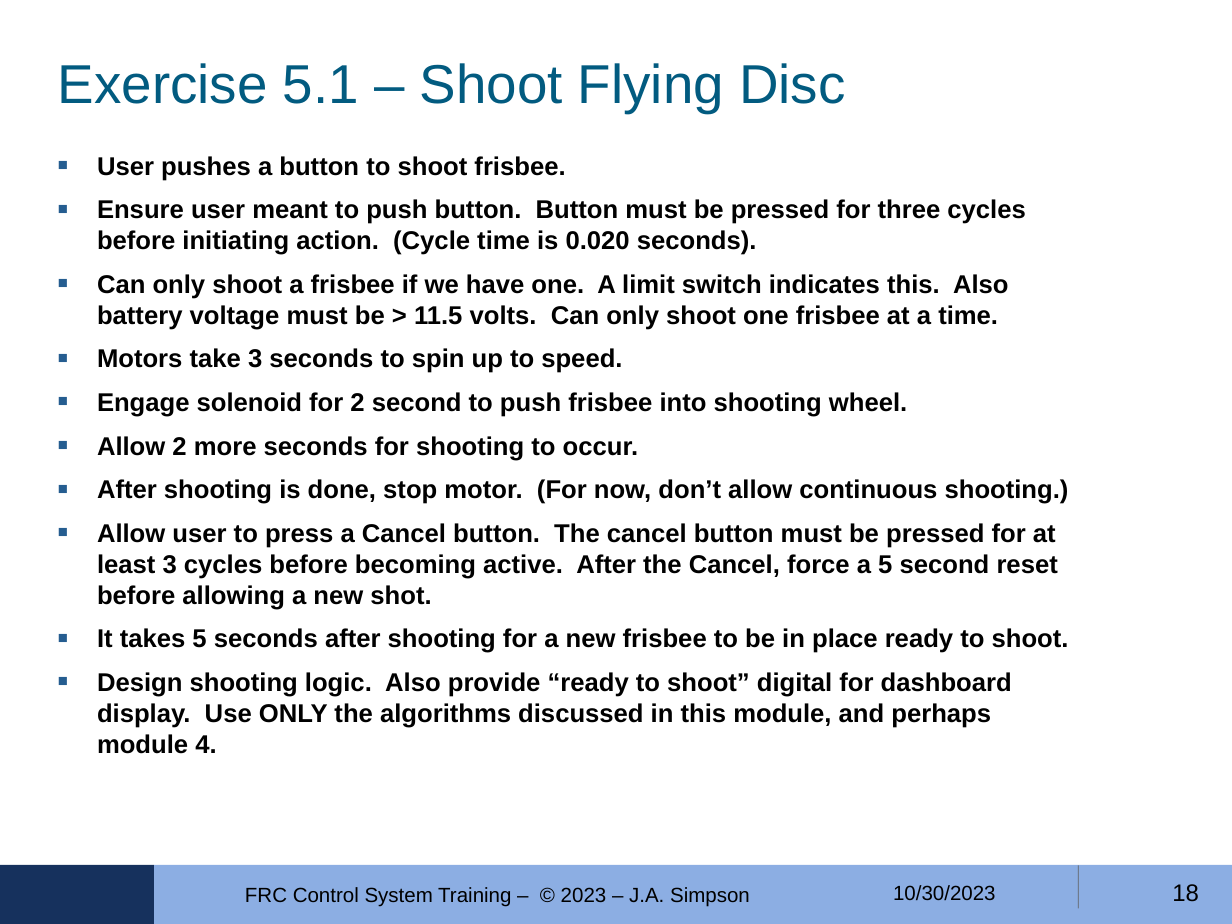
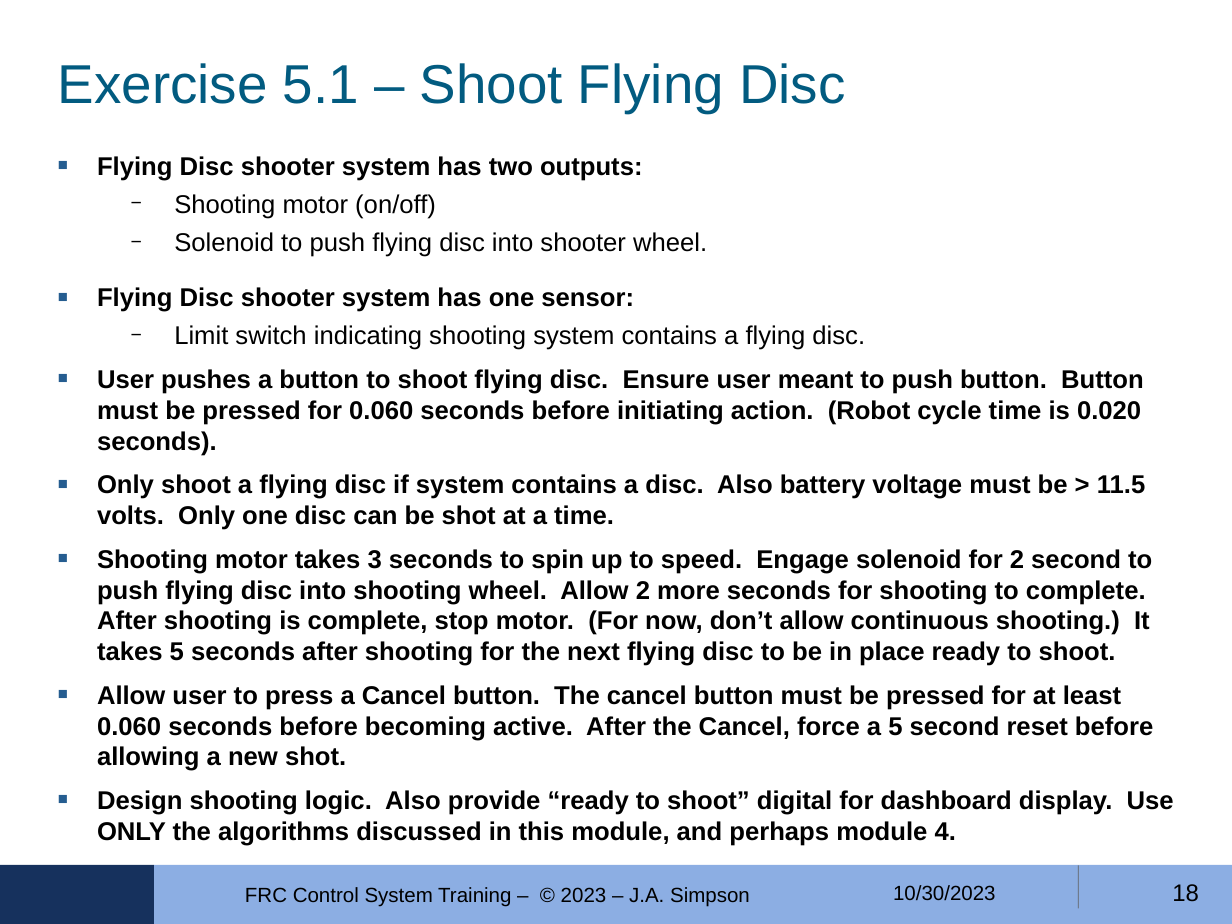
Before and after one commit to FRobotics/2023-RobotCode, a slide deck: slide 18 of Training/ControlLogic-05/FRC-4150-Ctrls-Training-MODULE-05--2023-10-30.odp. Drawn at 1232x924 pixels with LibreOffice and Linux fonts; fonts in the diff are those of the drawing; background and template pictures are left out. Boxes give left, top, right and bottom in pixels: in the first picture for what was removed or moved away, otherwise in the second. Text is boxed around its words. In the diff, an @@ line names an element or a change of style, - is before the commit and + after.

```diff
--- a/Training/ControlLogic-05/FRC-4150-Ctrls-Training-MODULE-05--2023-10-30.odp
+++ b/Training/ControlLogic-05/FRC-4150-Ctrls-Training-MODULE-05--2023-10-30.odp
@@ text at (x1=97, y1=156, x2=1153, y2=771): text changed @@
-■ User pushes a button to shoot frisbee.
-■ Ensure user meant to push button. Button must be pressed for three cycles before initiating action. (Cycle time is 0.020 seconds).
-■ Can only shoot a frisbee if we have one. A limit switch indicates this. Also battery voltage must be > 11.5 volts. Can only shoot one frisbee at a time.
-■ Motors take 3 seconds to spin up to speed.
-■ Engage solenoid for 2 second to push frisbee into shooting wheel.
-■ Allow 2 more seconds for shooting to occur.
-■ After shooting is done, stop motor. (For now, don’t allow continuous shooting.)
-■ Allow user to press a Cancel button. The cancel button must be pressed for at least 3 cycles before becoming active. After the Cancel, force a 5 second reset before allowing a new shot.
-■ It takes 5 seconds after shooting for a new frisbee to be in place ready to shoot.
+■ Flying Disc shooter system has two outputs:
+  − Shooting motor (on/off)
+  − Solenoid to push flying disc into shooter wheel.
+■ Flying Disc shooter system has one sensor:
+  − Limit switch indicating shooting system contains a flying disc.
+■ User pushes a button to shoot flying disc. Ensure user meant to push button. Button must be pressed for 0.060 seconds before initiating action. (Robot cycle time is 0.020 seconds).
+■ Only shoot a flying disc if system contains a disc. Also battery voltage must be > 11.5 volts. Only one disc can be shot at a time.
+■ Shooting motor takes 3 seconds to spin up to speed. Engage solenoid for 2 second to push flying disc into shooting wheel. Allow 2 more seconds for shooting to complete. After shooting is complete, stop motor. (For now, don’t allow continuous shooting.) It takes 5 seconds after shooting for the next flying disc to be in place ready to shoot.
+■ Allow user to press a Cancel button. The cancel button must be pressed for at least 0.060 seconds before becoming active. After the Cancel, force a 5 second reset before allowing a new shot.
```
Also in this commit, not shown: 4 other files.
